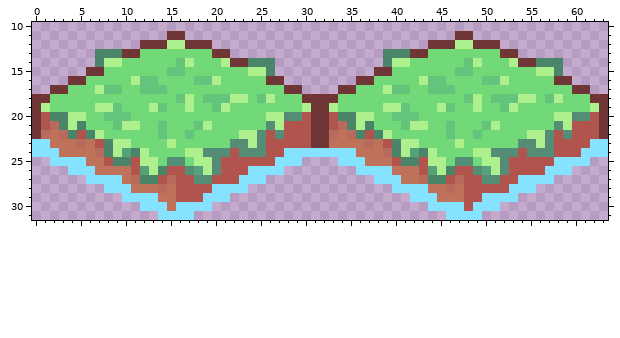
File history of a pixel-art sprite, Assets/Textures/Game Pieces/Tile.png. This is how it looked before the edit.
The file is 64x32 pixels. Colours within 5 levels of each other are drawn and written as one. Shown: x 0..63, y 10..31.
The result:
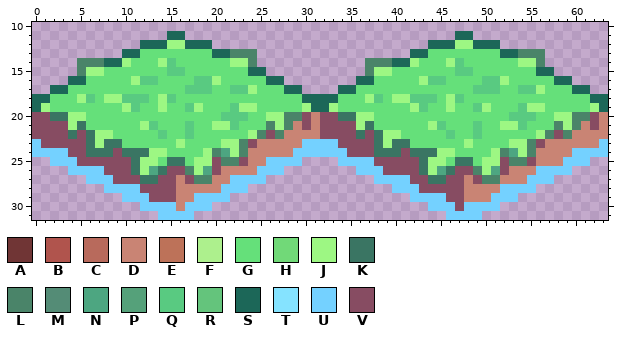
Palette (. is transparent): A #703535  B #b0544d  C #b86a5c  D #c98474  E #bd7259  F #adf08d  G #65e07a  H #71d978  J #9df783  K #3a7563  L #4a8469  M #548c76  N #4da681  P #55a17a  Q #59ca81  R #64c47c  S #1c6758  T #85e3ff  U #74d1ff  V #874c62
From the commit log: Fixed grass tile lighting
The edit:
Changed rows in their new state; - is an unchanged pixel.
first column x 0:
11 ---------------SS------------------------------SS---------------
12 ------------SSSJJSSS------------------------SSSJJSSS------------
13 -------...SSGGGGGGGGSSLLL--------------...SSGGGGGGGGSSLLL-------
14 -----LL-SSJGGGJQGGGGGGJJ-..----------LL-SSJGGGJQGGGGGGJJ-..-----
15 -----LJJGGGGGGGQQGGGGGGGSS.----------LJJGGGGGGGQQGGGGGGGSS.-----
16 ----SSGGGGGJQQGGGGQQJGGGGGSS--------SSGGGGGJQQGGGGQQJGGGGGSS----
17 --SSGGGGGGGGGGGGGQQQGGQQJGGGSS----SSGGGGGGGGGGGGGQQQGGQQJGGGSS--
18 SSGGGJQGJJQQQGJQGGGGGGGGGGGGGGSSSSGGGJQGJJQQQGJQGGGGGGGGGGGGGGSS
19 SJGGGGGGGGJQGGJGGQJGGGQJJGGGGGJSSJGGGGGGGGJQGGJGGQJGGGQJJGGGGGJS
20 VVKKJJGGGGGGGGGGGGGGGQQQGGJJLLVDVVKKJJGGGGGGGGGGGGGGGQQQGGJJLLVD
21 VVVVJKGGGGGGJQGGGQGGJJQGGGLJLDVDVVVVJKGGGGGGJQGGGQGGJJQGGGLJLDVD
22 VVVVKVKJJGGGGGQGGQGGGGGGJLVLDDDDVVVVKVKJJGGGGGQGGQGGGGGGJLVLDDDD
23 UVVVVVKJKKGGGGGGJGGGGJJLVDDDDDUUUUVVVVKJKKGGGGGGJGGGGJJLVDDDDDDU
24 UUUUVVKKKVKKKJJGGGGJLNJLDDDDDUUUUUUVVVKKKVKKKJJGGGGJLNJLDDDDUUUU
25 --UUUVVVVVVKJJGKKGJJVLLVDDUUUU----UUUUVVVVVKJJGKKGJJVLLVDDDUUU--
26 ----UUUUVVVKJNKVVLJNVDDDDUUU--------UUUVVVVKJNKVVLJNVDDDUUUU----
27 ------UUUVVVKKVVDVLLDDUUUU------------UUUUVVKKVVDVLLDDDUUU------
28 --------UUUUVVVVDDDDDUUU----------------UUUVVVVVDDDDUUUU--------
29 ----------UUUVVVDDUUUU--------------------UUUUVVDDDUUU----------
30 ------------UUUUDUUU------------------------UUUVUUUU------------
31 --------------UUUU----------------------------UUUU--------------
Changed places in both pictures, as pixel boxes (x1, y1, x2, y2):
changed: (32, 31, 608, 220)
